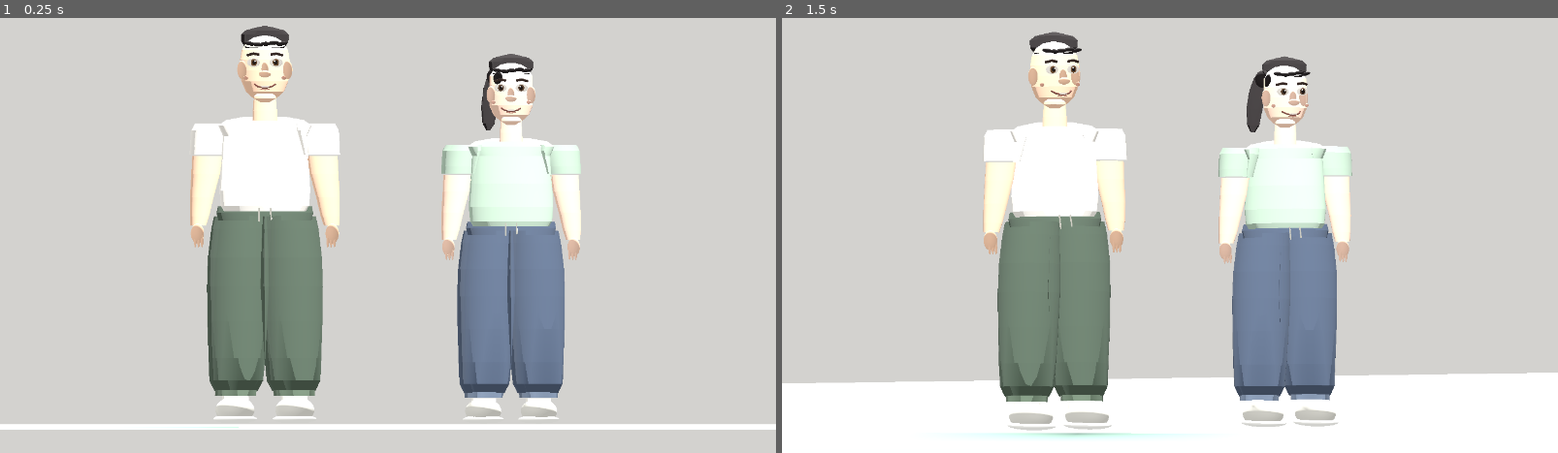
Above: before the commit, frames 1-2 (left to right).
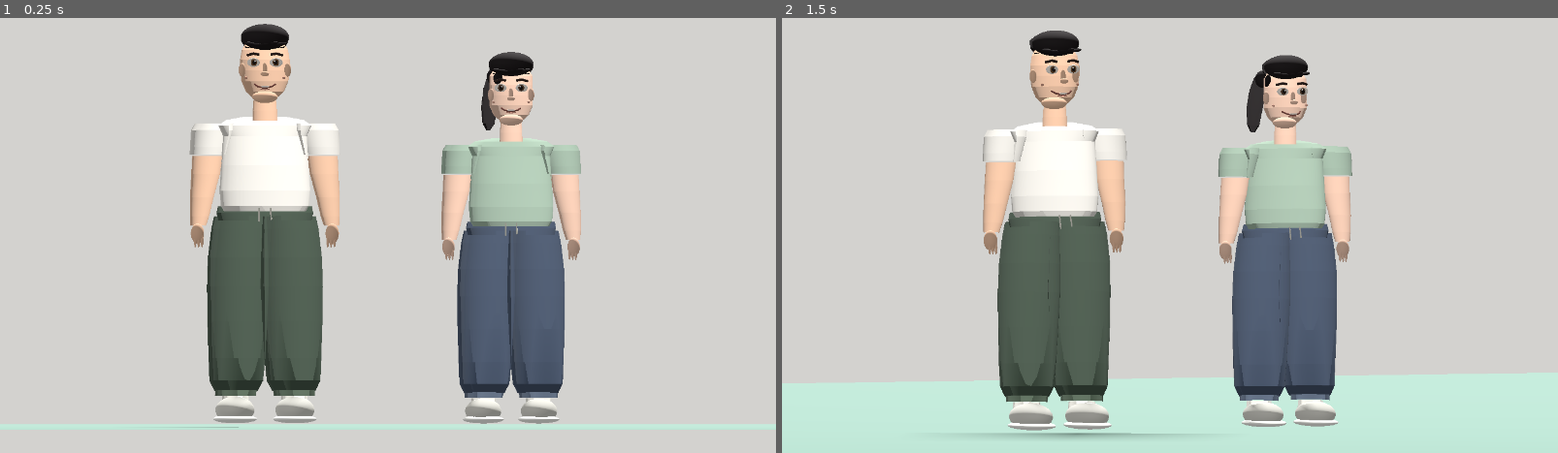
Above: after the commit, the same moments.

Repository: dlsgur3021-ai/inghyuk
Game: Godot game, scene res://main.tscn
The game is run twice, just before and just after one commit, with the same random seed, the same clock (stepped at 60 frames per second) and the same inputs.
Inputs:
- Up to frame 1 (0.25 s): no input
- Up to frame 2 (1.5 s): tap Enter at 0.5 s; tap Space at 1.25 s

The runs differ from the first frame. In frame 1, 21% of the frame differs, in the area x 0-100%, y 1-95%; in frame 2, 34%, in the area x 0-100%, y 2-100%.

Commit message:
Refine Godot preview skin tone, natural hair cap, face shape and studio light exposure

Diff:
--- a/camp-story-capture/main.gd
+++ b/camp-story-capture/main.gd
@@ -115,10 +115,11 @@
         [0,1.736,.014,.050,.041],
         [0,1.744,.015,.012,.010]
     ],skin,36)
+    ellipsoid(parent,Vector3(0,1.469,.008),Vector3(.057,.027,.060),skin)
     # Soft cheeks, connected visually with head; fine visible ears and jaw definition.
     for side in [-1.0,1.0]:
         ellipsoid(parent,Vector3(side*face_w*.92,1.591,.005),
-            Vector3(.021,.042,.022),skin)
+            Vector3(.015,.031,.017),skin)
         var eye_x: float=side*.051
         # Forward is -Z for the current orthographic camera.
         ellipsoid(parent,Vector3(eye_x,1.624,-.102),
@@ -136,12 +137,12 @@
             Vector3(eye_x+side*.025,1.657,-.089)
         ],.006,eyebrow)
         ellipsoid(parent,Vector3(side*.085,1.555,-.066),
-            Vector3(.010,.009,.008),skin_shadow)
+            Vector3(.007,.006,.005),skin_shadow)
     # Rounded bridge and nose tip, thin under lip instead of a huge pasted mouth.
     ellipsoid(parent,Vector3(0,1.594,-.107),
-        Vector3(.016,.033,.016),skin)
+        Vector3(.011,.030,.012),skin)
     ellipsoid(parent,Vector3(0,1.573,-.120),
-        Vector3(.027,.016,.023),skin)
+        Vector3(.019,.012,.016),skin)
     tube_line(parent,[
         Vector3(-.046,1.526,-.083),
         Vector3(-.030,1.516,-.101),
@@ -166,12 +167,13 @@
         [0,1.780,.008,.040,.049],
         [0,1.788,.008,.003,.004]
     ],hair,36)
+    ellipsoid(parent,Vector3(0,1.738,-.010),Vector3(.107,.058,.099),hair)
     # angled fringe, organic locks embedded in scalp
     for i in range(5):
         var tx: float=-.074+i*.035
         var yy: float=1.708+sin(float(i)*1.6)*.004
         ellipsoid(parent,Vector3(tx,yy,-.081),
-            Vector3(.024,.009,.013),hair,Vector3(0,0,-.14+i*.07))
+            Vector3(.022,.008,.016),hair,Vector3(0,0,-.14+i*.07))
     if is_female:
         # tied low ponytail, hanging behind right shoulder
         ellipsoid(parent,Vector3(.079,1.677,.094),
@@ -279,18 +281,18 @@
     env.background_color=Color("d3d2cf")
     env.ambient_light_source=Environment.AMBIENT_SOURCE_COLOR
     env.ambient_light_color=Color("ffffff")
-    env.ambient_light_energy=.66
+    env.ambient_light_energy=.30
     env.tonemap_mode=Environment.TONE_MAPPER_LINEAR
     world.environment=env
     add_child(world)
     var sun := DirectionalLight3D.new()
     sun.rotation_degrees=Vector3(-52,-25,0)
-    sun.light_energy=.58
+    sun.light_energy=.37
     sun.shadow_enabled=true
     add_child(sun)
     var fill := DirectionalLight3D.new()
     fill.rotation_degrees=Vector3(-28,140,0)
-    fill.light_energy=.20
+    fill.light_energy=.12
     add_child(fill)
     rounded_box(self,Vector3(0,-.070,0),Vector3(12,.12,12),"9dbdb0")
     person(.55,false)
